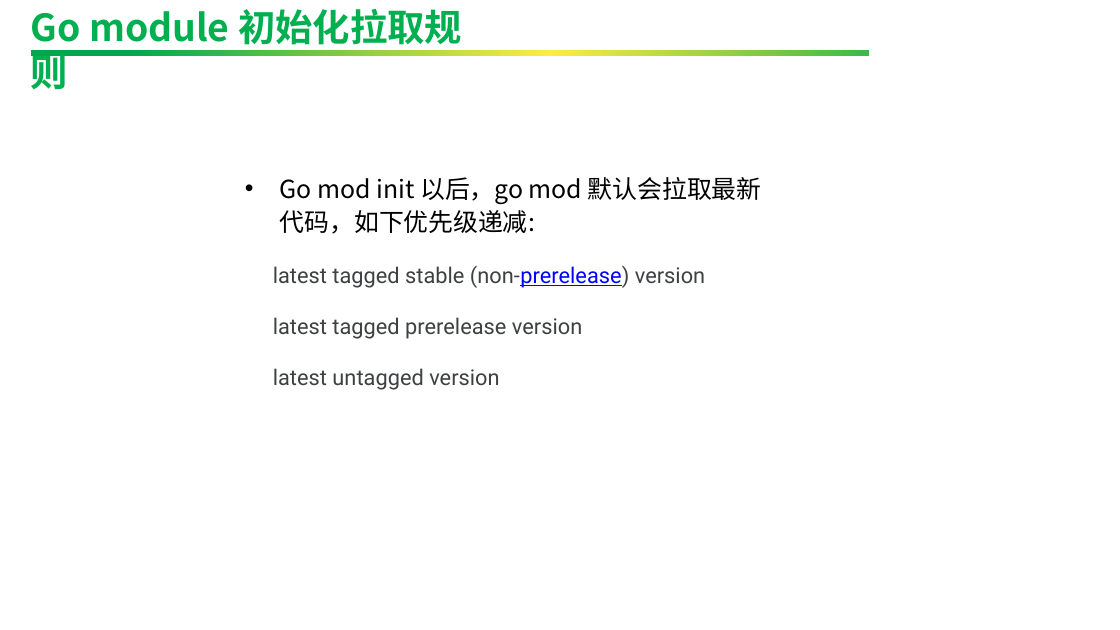
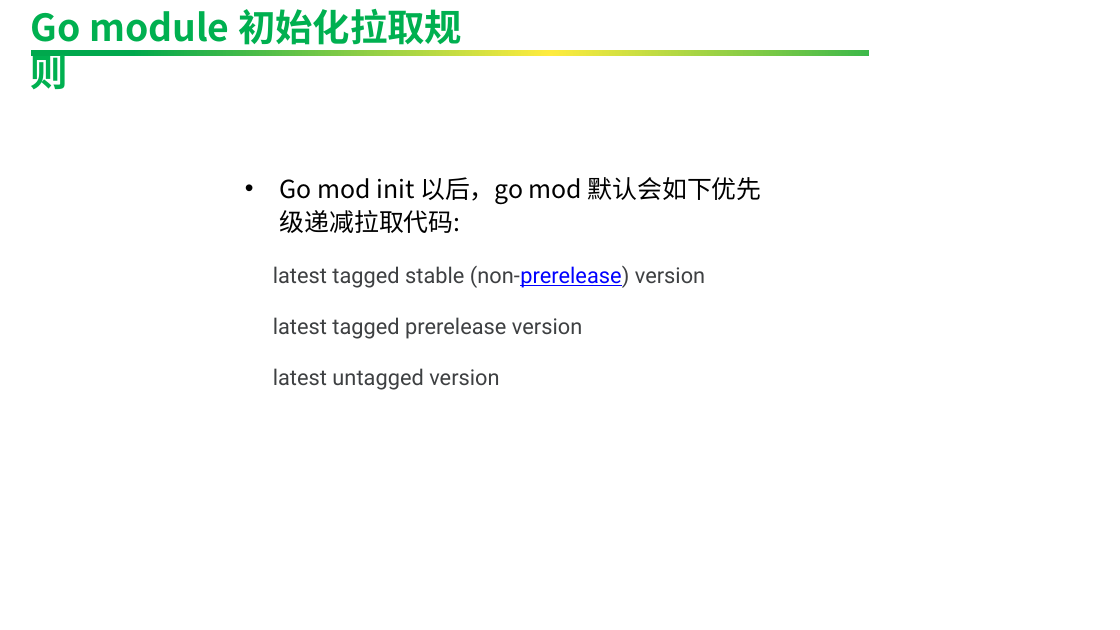
Before and after one commit to swiftslee/SharedDocs, a slide deck: slide 6 of 使用go module进行依赖管理.pptx (slide 5 before the commit). Drawn at 1120x630 pixels with LibreOffice and Linux fonts; fonts in the diff are those of the drawing; background and template pictures are left out. Boxes give left, top, right and bottom in pixels: in the first picture for what was removed or moved away, otherwise in the second. Text is boxed around its words. In the diff, an @@ line names an element or a change of style, - is before the commit and + after.

```diff
--- a/使用go module进行依赖管理.pptx
+++ b/使用go module进行依赖管理.pptx
@@ text at (280, 177, 762, 233): text changed @@
-• Go mod init 以后，go mod 默认会拉取最新代码，如下优先级递减:
+• Go mod init 以后，go mod 默认会如下优先级递减拉取代码:
```
Also in this commit, not shown: 5 slides added, 1 slide removed, 1 other file.
